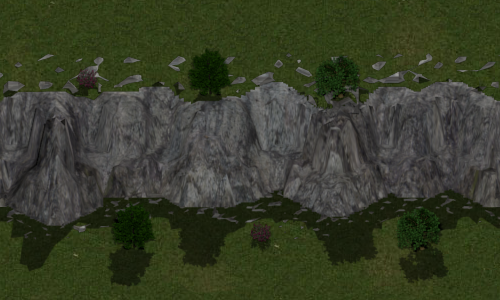
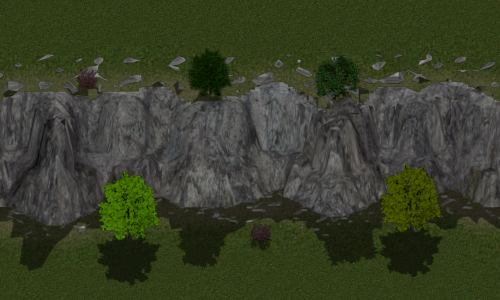
Layers edited between the first and the second (500, 300) image:
added layer "baum_schatten0001.png#26" above "baum_schatten0001.png#27" over box(378, 163, 445, 281)
added layer "baum_schatten0001.png#27" above "map" over box(96, 171, 163, 289)
painted on "map" over box(96, 202, 450, 290)
added layer "Dirt" above "Grass 2" over box(0, 53, 500, 257)
added layer "Grass 2" above "grass" over box(0, 32, 500, 266)
painted on "grass" over box(0, 0, 500, 300)
